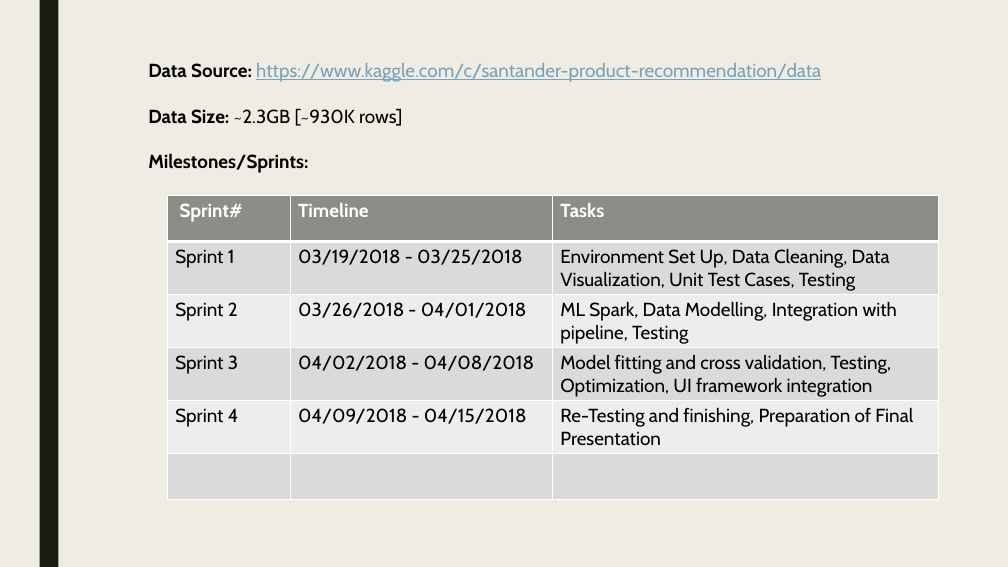
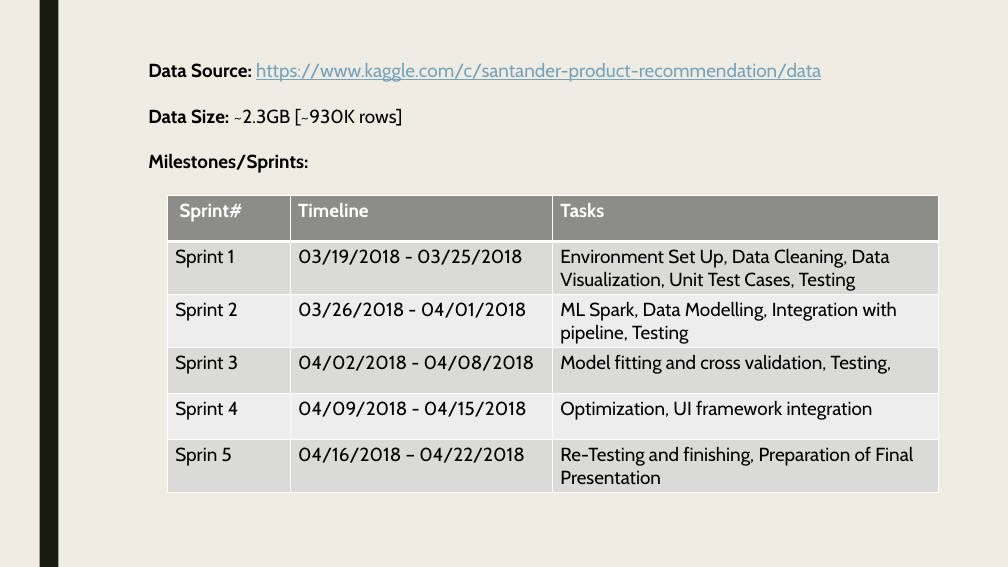
Before and after one commit to vaishalilambe/Team7_Santander_Product_Recommendation, a slide deck: slide 5 of presentation/Project_Presentation.pptx. Drawn at 1008x567 pixels with LibreOffice and Linux fonts; fonts in the diff are those of the drawing. Boxes give left, top, right and bottom in pixels: in the first picture for what was removed or moved away, otherwise in the second. Text is boxed around its words. In the diff, an @@ line names an element or a change of style, - is before the commit and + after.

Commit message:
Just updated it for final sprint activities as per semester schedule

```diff
--- a/presentation/Project_Presentation.pptx
+++ b/presentation/Project_Presentation.pptx
@@ table at box(168, 195, 938, 492) @@
-row 4, column 3: Model fitting and cross validation, Testing, Optimization, UI framework integration
+row 4, column 3: Model fitting and cross validation, Testing,
-row 5, column 3: Re-Testing and finishing, Preparation of Final Presentation
+row 5, column 3: Optimization, UI framework integration
-row 6:  |  | 
+row 6: Sprin 5 | 04/16/2018 – 04/22/2018 | Re-Testing and finishing, Preparation of Final Presentation
```
Also in this commit, not shown: 1 other slide changed.
